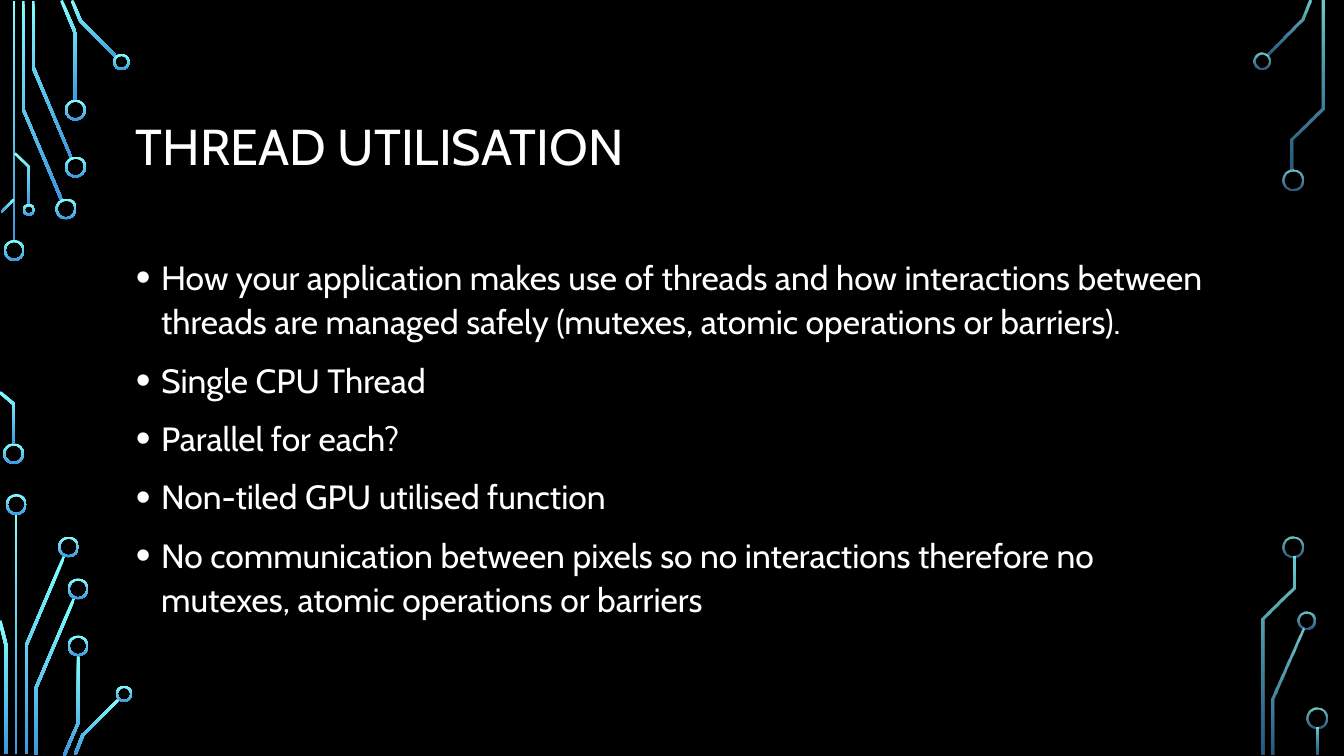
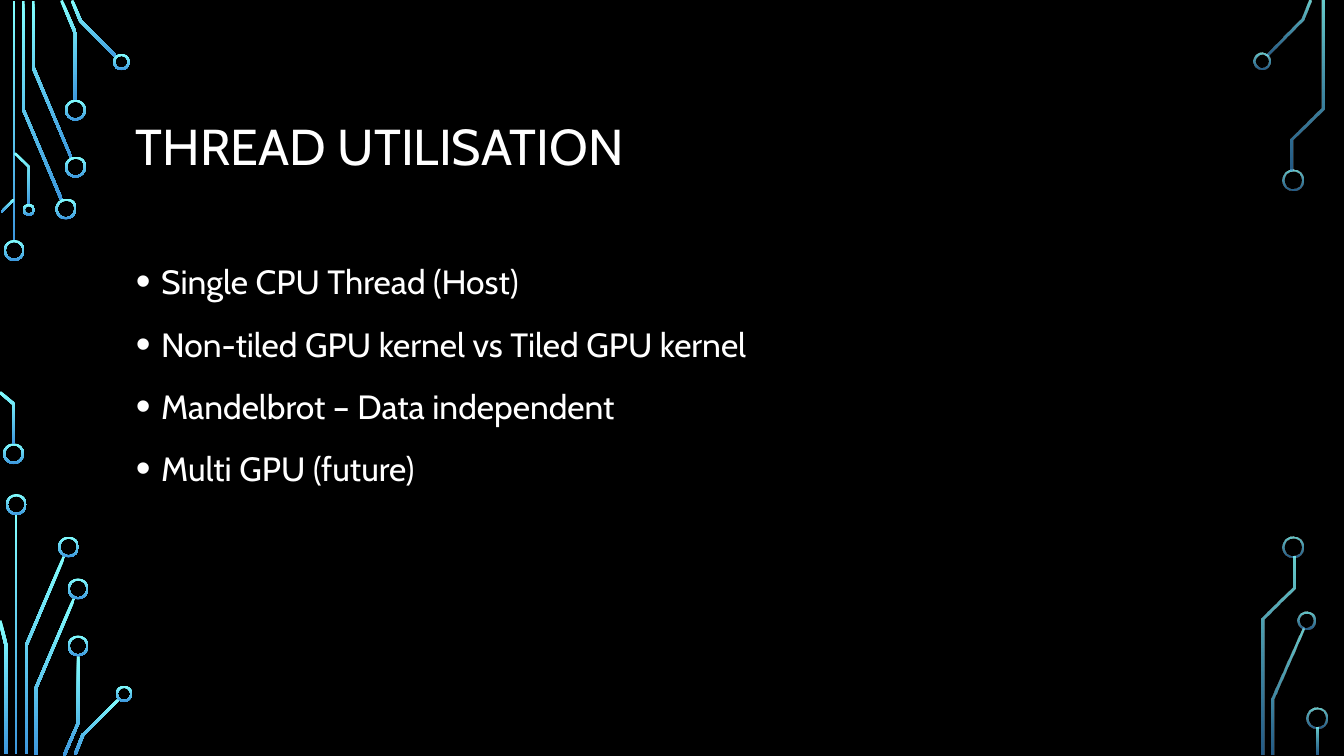
Before and after one commit to Shorte240/DSaA-Submission, a slide deck: slide 5 of CMP202 Assessment.pptx. Drawn at 1344x756 pixels with LibreOffice and Linux fonts; fonts in the diff are those of the drawing; background and template pictures are left out. Boxes give left, top, right and bottom in pixels: in the first picture for what was removed or moved away, otherwise in the second. Text is boxed around its words. In the diff, an @@ line names an element or a change of style, - is before the commit and + after.

```diff
--- a/CMP202 Assessment.pptx
+++ b/CMP202 Assessment.pptx
@@ text at (161, 268, 746, 486): text changed @@
-• How your application makes use of threads and how interactions between threads are managed safely (mutexes, atomic operations or barriers).
-• Single CPU Thread
-• Parallel for each?
-• Non-tiled GPU utilised function
-• No communication between pixels so no interactions therefore no mutexes, atomic operations or barriers
+• Single CPU Thread (Host)
+• Non-tiled GPU kernel vs Tiled GPU kernel
+• Mandelbrot – Data independent
+• Multi GPU (future)
```
Also in this commit, not shown: 3 other slides changed, 13 slides added, 1 slide removed, 3 other files.
